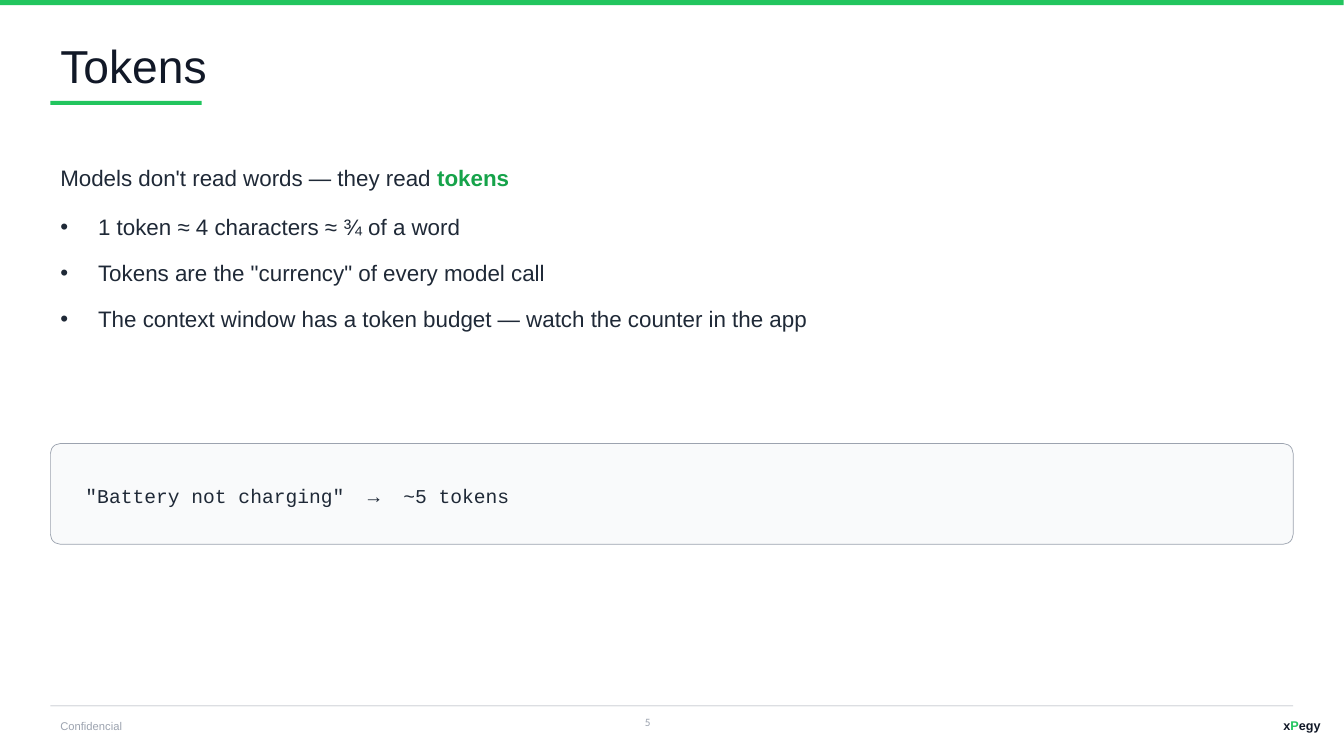
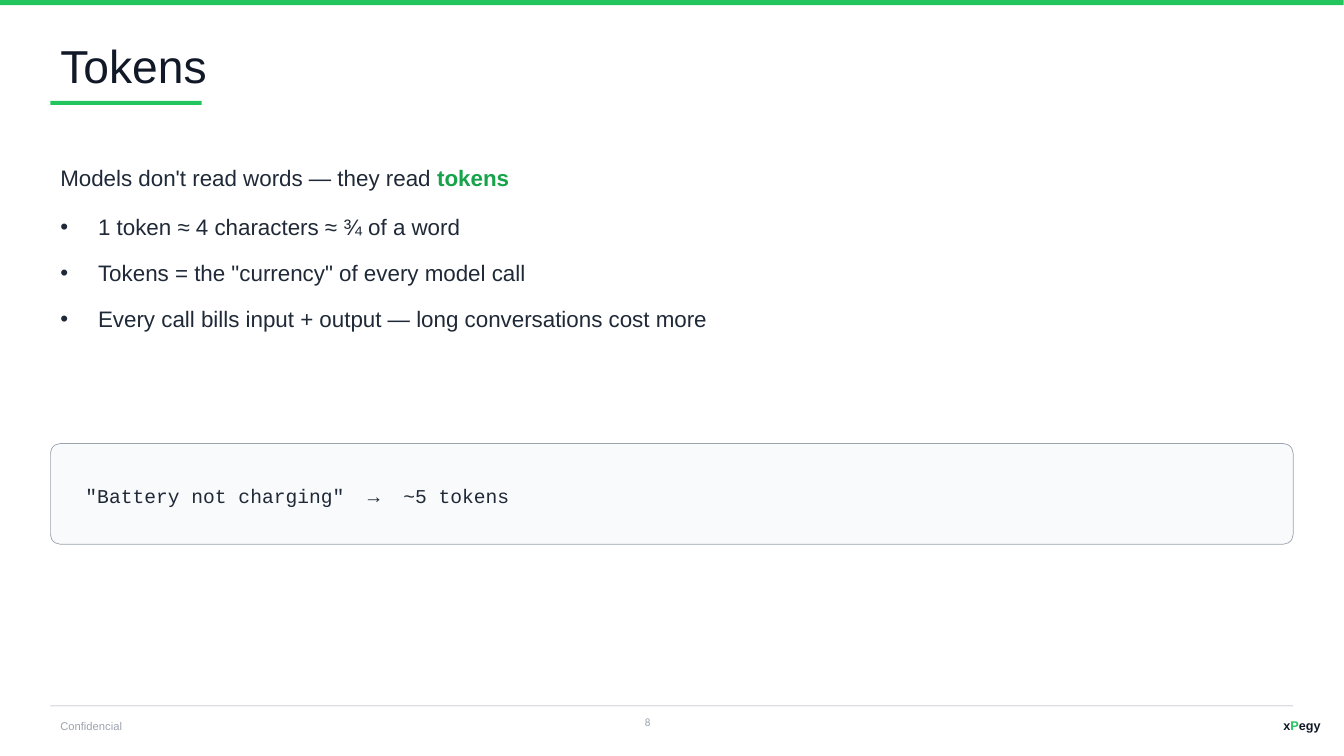
Before and after one commit to JaviPege/mundus-ai-programming-course, a slide deck: slide 8 of AI-EBike-Fleet-Manager-Workshop.pptx (slide 5 before the commit). Drawn at 1344x756 pixels with LibreOffice and Linux fonts; fonts in the diff are those of the drawing. Boxes give left, top, right and bottom in pixels: in the first picture for what was removed or moved away, otherwise in the second. Text is boxed around its words. In the diff, an @@ line names an element or a change of style, - is before the commit and + after.

Commit message:
Add pre-fabricated demo sessions, tutor fixes and dual-engine SQLite
- demos/: one project per module (m1-bare, m2-grounded, m3-tools, m4-agent)
  with a recorded, renamed DEMO session each (same prompt, different output)
- tools/: export/import scripts for the demo session pack (opencode.db)
- fleet.ts: dual-import (node:sqlite for the desktop app, bun:sqlite for
  the CLI) — the desktop app cannot load bun: modules (Node ESM host)
- tutor commands: module-2 hallucination demo as in-session roleplay
  (tools visible in starter prevent real hallucinations); all commands now
  require a full OpenCode RESTART after .opencode edits (no hot reload,
  verified) instead of just a new session
- slides + PPTX: 20-slide deck (prereqs / how AI works / module+demo)
- instructor guide: no-hot-reload quirk, dual-engine warning, demo pack
- gitignore: Office lock files

```diff
--- a/AI-EBike-Fleet-Manager-Workshop.pptx
+++ b/AI-EBike-Fleet-Manager-Workshop.pptx
@@ text at (98,264,707,332): text changed @@
-• Tokens are the "currency" of every model call
-• The context window has a token budget — watch the counter in the app
+• Tokens = the "currency" of every model call
+• Every call bills input + output — long conversations cost more
```
Also in this commit, not shown: 7 other slides changed, 8 slides added, 14 slides removed, 30 other files.
